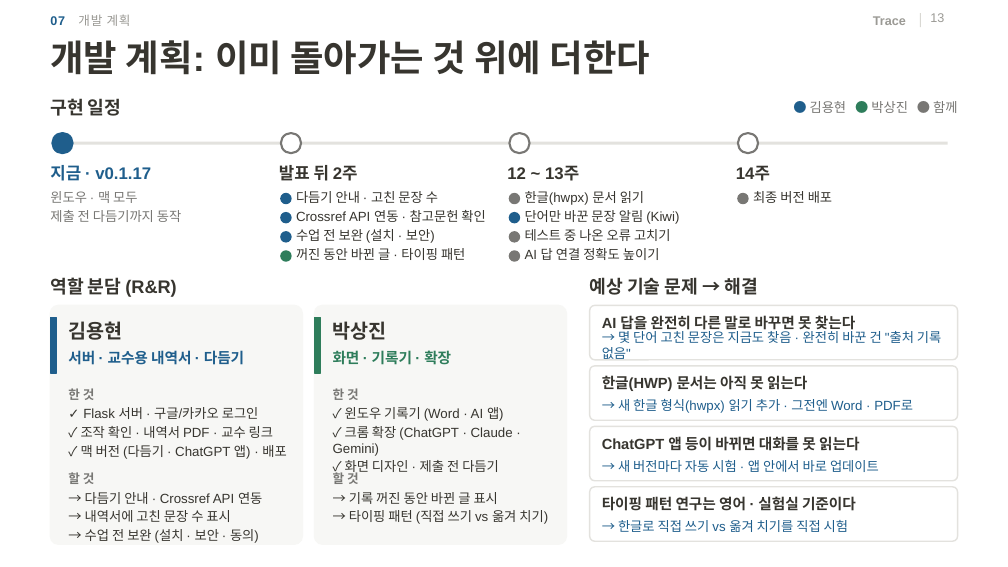
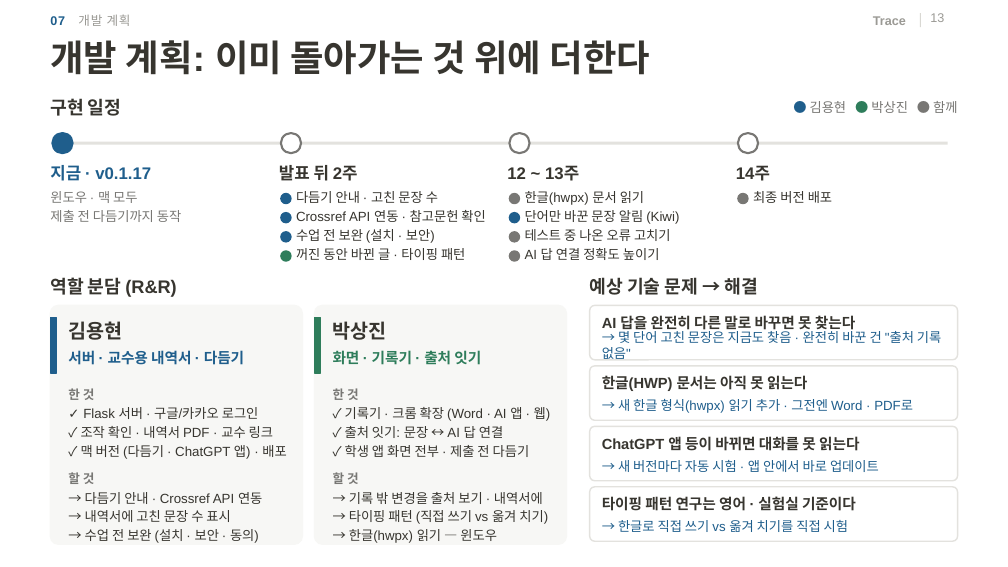
Before and after one commit to 20233014-KYH/trace, a slide deck: slide 13 of deck/중간발표_김용현.pptx. Drawn at 1008x567 pixels with LibreOffice and Linux fonts; fonts in the diff are those of the drawing; background and template pictures are left out. Boxes give left, top, right and bottom in pixels: in the first picture for what was removed or moved away, otherwise in the second. Text is boxed around its words. In the diff, an @@ line names an element or a change of style, - is before the commit and + after.

```diff
--- a/deck/중간발표_김용현.pptx
+++ b/deck/중간발표_김용현.pptx
@@ text at (333,350,481,365): text changed @@
-화면 · 기록기 · 확장
+화면 · 기록기 · 출처 잇기
@@ text at (345,407,551,457): text changed @@
-✓ 윈도우 기록기 (Word · AI 앱)
-✓ 크롬 확장 (ChatGPT · Claude · Gemini)
-✓ 화면 디자인 · 제출 전 다듬기
+✓ 기록기 · 크롬 확장 (Word · AI 앱 · 웹)
+✓ 출처 잇기: 문장 ↔ AI 답 연결
+✓ 학생 앱 화면 전부 · 제출 전 다듬기
@@ text at (349,492,543,504): text changed @@
-→ 기록 꺼진 동안 바뀐 글 표시
+→ 기록 밖 변경을 출처 보기 · 내역서에
@@ text at (349,529,497,543): paragraph added @@
+→ 한글(hwpx) 읽기 — 윈도우
```
Also in this commit, not shown: 4 other slides changed, 16 other files.
